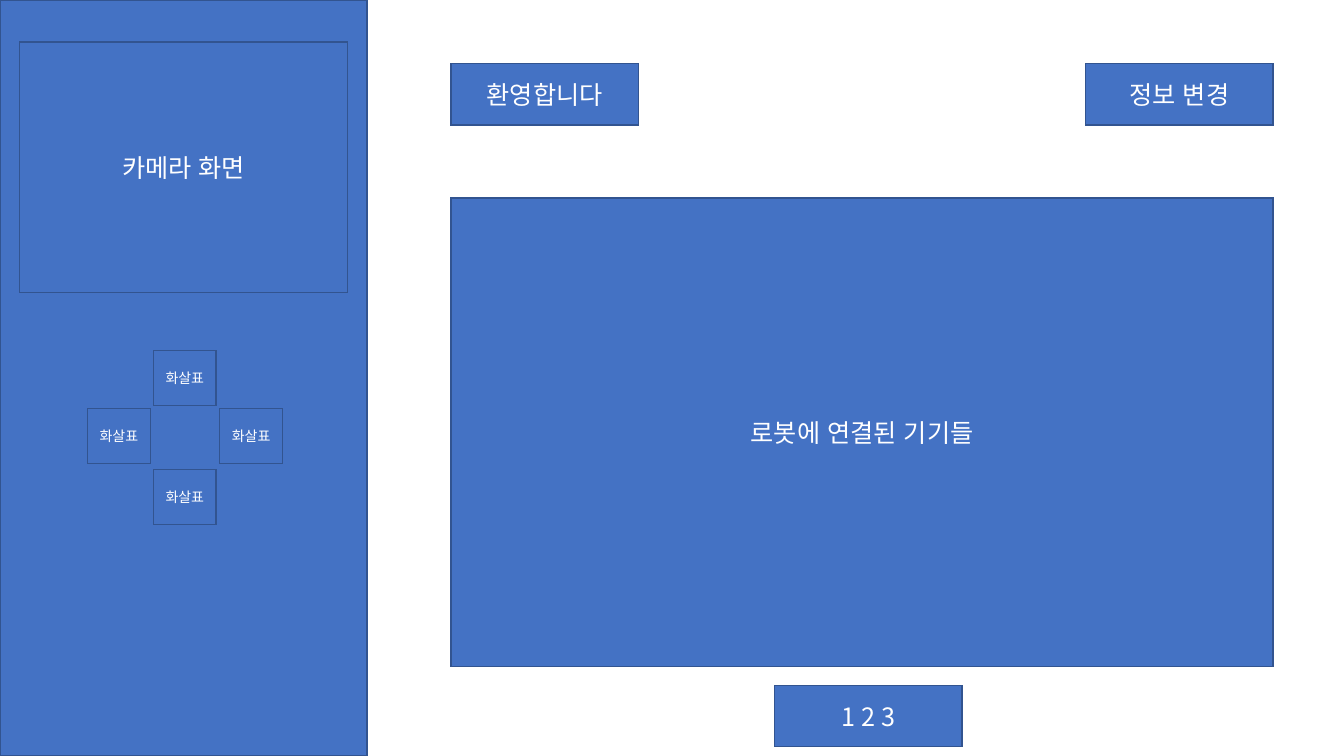
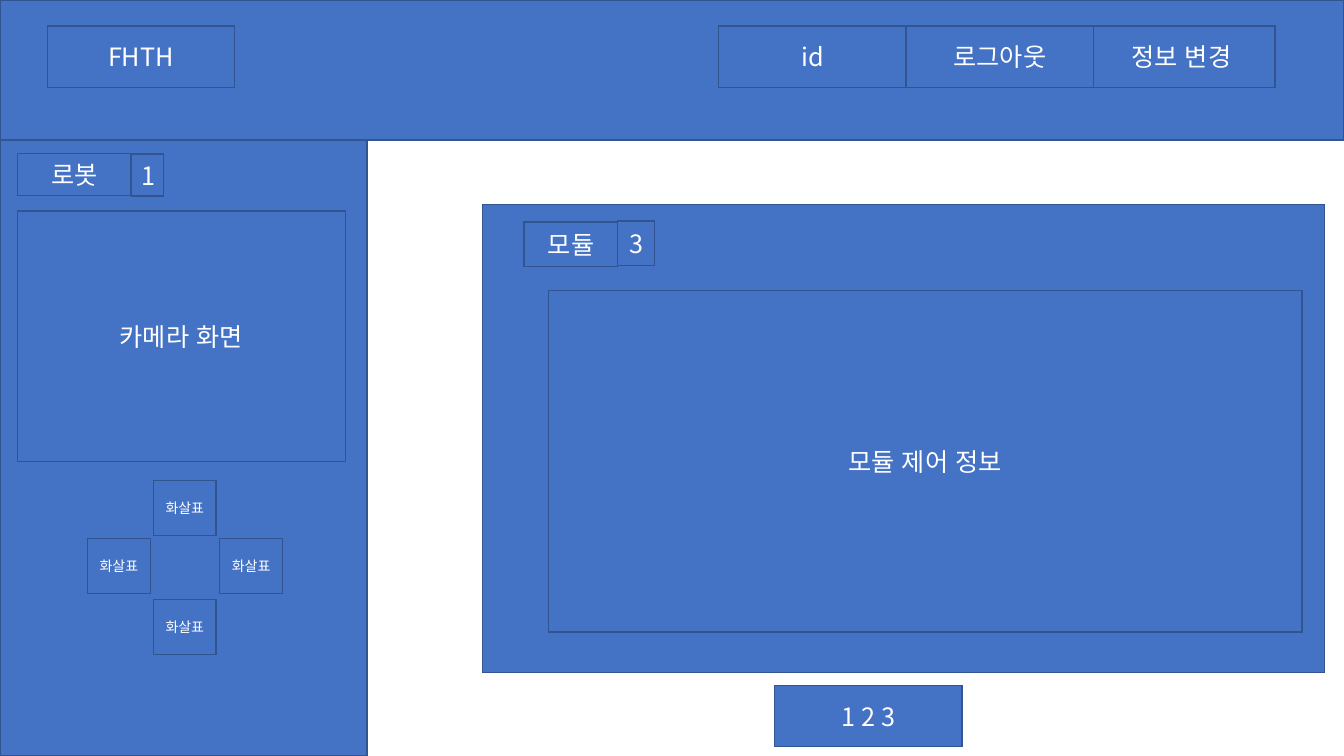
Before and after one commit to SSAFY5-free/FHTH_free, a slide deck: slide 3 of AWS/document/ppt/목업.pptx. Drawn at 1344x756 pixels with LibreOffice and Linux fonts; fonts in the diff are those of the drawing. Boxes give left, top, right and bottom in pixels: in the first picture for what was removed or moved away, otherwise in the second. Text is boxed around its words. In the diff, an @@ line names an element or a change of style, - is before the commit and + after.

```diff
--- a/AWS/document/ppt/목업.pptx
+++ b/AWS/document/ppt/목업.pptx
@@ rectangle added at bbox=[0, 0, 1344, 140], fill #4472C4, outline #325491 1 pt @@
@@ rectangle added at bbox=[47, 26, 235, 88], fill #4472C4, outline #325491 1 pt, 18 pt, text #FFFFFF @@
+FHTH
@@ rectangle added at bbox=[719, 26, 906, 88], fill #4472C4, outline #325491 1 pt, 18 pt, text #FFFFFF @@
+id
@@ rectangle added at bbox=[906, 26, 1094, 88], fill #4472C4, outline #325491 1 pt, 18 pt, text #FFFFFF @@
+로그아웃
@@ rectangle "정보 변경": place and size @@
-rectangle "정보 변경" at bbox=[1086, 64, 1273, 125]
+rectangle "정보 변경" at bbox=[1088, 26, 1275, 88]
@@ rectangle removed at bbox=[451, 64, 638, 125] @@
-환영합니다
@@ rectangle: place and size @@
-rectangle at bbox=[0, 0, 367, 756]
+rectangle at bbox=[0, 140, 367, 756]
@@ rectangle added at bbox=[17, 153, 131, 196], fill #4472C4, outline #325491 1 pt, 18 pt, text #FFFFFF @@
+로봇
@@ rectangle added at bbox=[131, 154, 163, 197], fill #4472C4, outline #325491 1 pt, 18 pt, text #FFFFFF @@
+1
@@ rectangle "모듈 제어 정보": place and size @@
-rectangle "모듈 제어 정보" at bbox=[451, 198, 1273, 666]
+rectangle "모듈 제어 정보" at bbox=[483, 205, 1325, 674]
@@ rectangle "카메라 화면": place and size @@
-rectangle "카메라 화면" at bbox=[19, 42, 347, 292]
+rectangle "카메라 화면" at bbox=[17, 211, 345, 461]
@@ rectangle added at bbox=[524, 222, 618, 266], fill #4472C4, outline #325491 1 pt, 18 pt, text #FFFFFF @@
+모듈
@@ rectangle added at bbox=[618, 221, 655, 265], fill #4472C4, outline #325491 1 pt, 18 pt, text #FFFFFF @@
+3
@@ rectangle added at bbox=[548, 290, 1303, 632], fill #4472C4, outline #325491 1 pt, 18 pt, text #FFFFFF @@
+모듈 제어 정보
@@ text in rectangle at bbox=[848, 450, 1001, 473]: text changed @@
-로봇에 연결된 기기들
+모듈 제어 정보
@@ 4 rectangles: place and size @@
-4 rectangles at bbox=[88, 351, 282, 525]
+4 rectangles at bbox=[88, 481, 282, 655]
```
Also in this commit, not shown: 1 other slide changed, 3 slides added, 11 other files.
